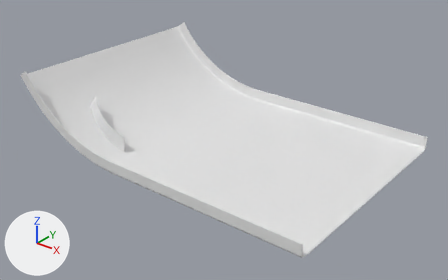
One commit to the Blender file Assets/Models/platform.blend: the scene before it, then after it.
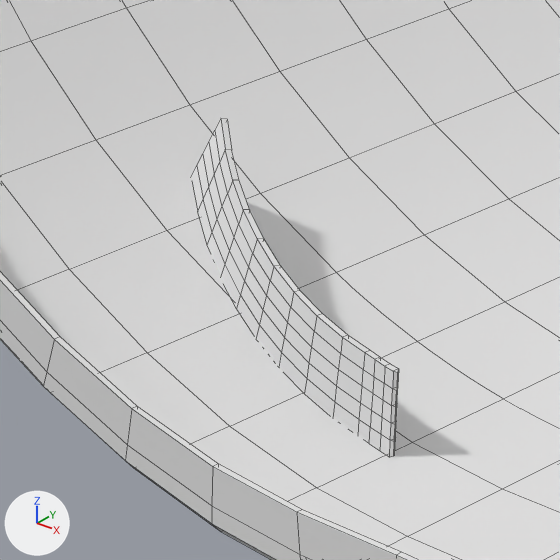
There are two pictures of each version: one whole from a camera (50 mm lens) standing at (8.91, -7.27, 4.58) and looking at (3.22, -0.16, 0.17), one close up on the part from 13% to 34% of the width and 27% to 60% of the height. Every picture has the same lights, and +X, +Y and +Z are marked at lower left. The close-ups show mesh edges as thin lines. The same objects are shown in both versions, whatever each file hides.

In view in the first close-up: 'Lane'.
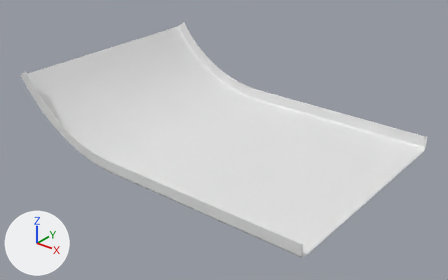
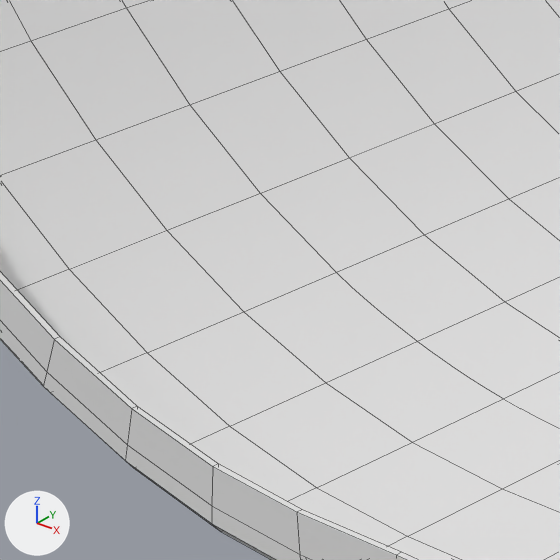
What differs and where, as boxes (x1, y1, x2, y2) in the close-ups (560 x 560 px):
part 1 of me_plane_002, deleted
    before: (192, 118, 399, 457)

Diff of the bpy script that builds the scene:
```diff
--- a/Assets/Models/platform.blend.py
+++ b/Assets/Models/platform.blend.py
@@ me_plane_002 @@
 me_plane_002.from_pydata(...)  # 800 vertices, 776 faces; spans x 0.34..5.8, y -1.9..1.9, z -0.01..1.23
 # used by ob_lane; location = (0.0, 0.0, 0.0)
+# me_plane_002 part 1: the loose piece of 176 vertices spanning x 0.98..2.1, y -1.29..-1.0, z 0.03..0.69 is deleted
```
